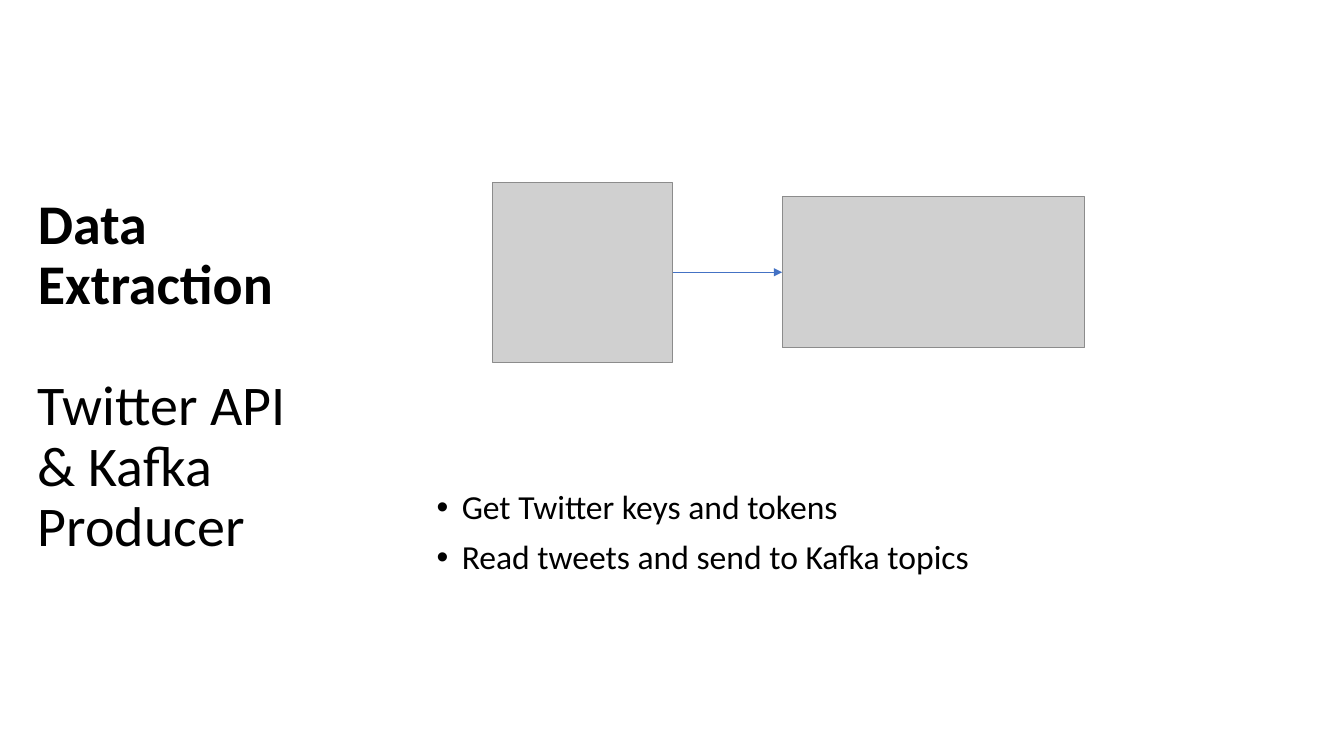
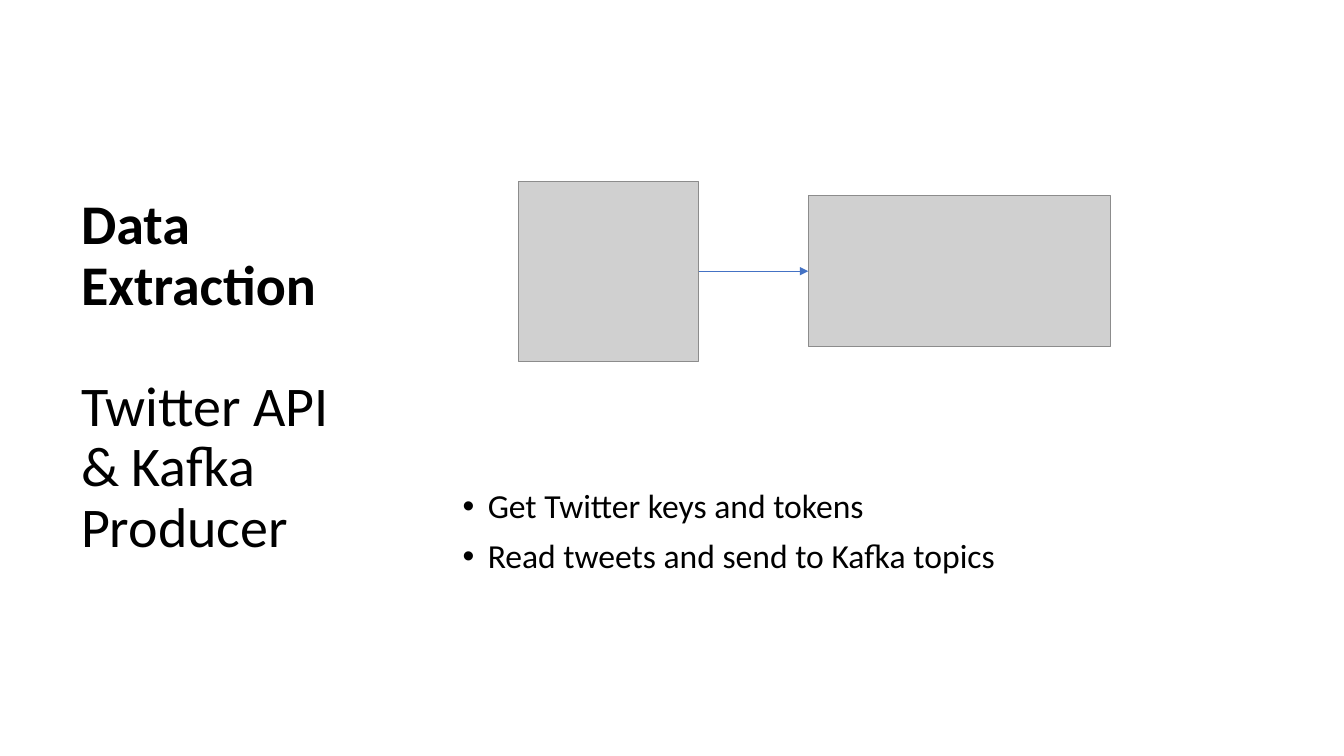
Before and after one commit to discit/cs523bdt, a slide deck: slide 4 of slides.pptx. Drawn at 1344x756 pixels with LibreOffice and Linux fonts; fonts in the diff are those of the drawing; grey boxes stand for pictures. Boxes give left, top, right and bottom in pixels: in the first picture for what was removed or moved away, otherwise in the second. Text is boxed around its words. In the diff, an @@ line names an element or a change of style, - is before the commit and + after.

```diff
--- a/slides.pptx
+++ b/slides.pptx
@@ title "Data Extraction Twitter API & ...": place and size @@
-title "Data Extraction Twitter API & ..." at bbox=[38, 207, 286, 547]
+title "Data Extraction Twitter API & ..." at bbox=[81, 207, 329, 548]
@@ 2 pictures, 1 text, 1 arrow: place and size @@
-2 pictures, 1 text, 1 arrow at bbox=[462, 182, 1085, 575]
+2 pictures, 1 text, 1 arrow at bbox=[488, 181, 1111, 574]
```
Also in this commit, not shown: 3 other slides changed, 1 slide added, 1 other file.
